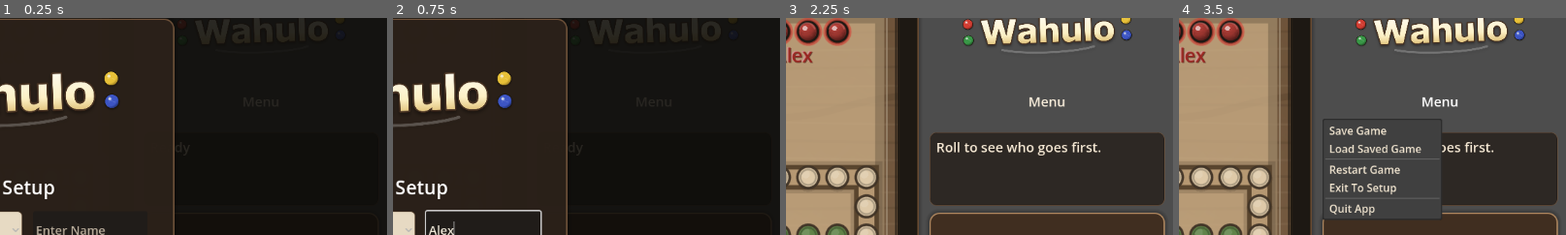
Above: before the commit, frames 1-4 (left to right).
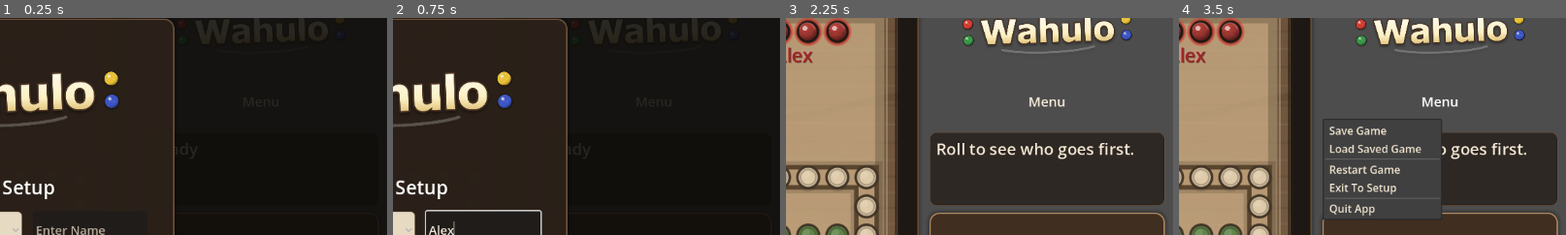
Above: after the commit, the same moments.

Repository: ItsTheMcCoy/wahoo-app
Game: Godot game, scene res://scenes/Main.tscn
Same seed, same stepped clock (60 frames per second), same inputs: the game is played once before the commit and once after it.
Inputs (mouse positions are % of the whole screen's width and height, from its top left):
- Up to frame 1 (0.25 s): no input
- Up to frame 2 (0.75 s): click (62, 49) at 0.52 s; type "Alex" at 0.6 s
- Up to frame 3 (2.25 s): click (62, 60) at 0.75 s; type "Alex" at 0.83 s; click (62, 71) at 0.98 s; type "Alex" at 1.07 s; click (62, 82) at 1.27 s; type "Alex" at 1.35 s; click "Start Game" at 2 s
- Up to frame 4 (3.5 s): click "Menu" at 2.75 s
The pictures show only the part of the screen within x 50-100%, y 0-50%; the shares and areas given below are measured in that part.

The runs differ from the first frame. In frame 1, less than 0.1% of the frame differs, in the area x 48-49%, y 59-61%; in frame 2, less than 0.1%; in frame 3, 1.7%, in the area x 39-90%, y 57-66%; in frame 4, 0.7%.

Commit message:
Increase right pane game info text size

Diff:
--- a/godot/scenes/Main.tscn
+++ b/godot/scenes/Main.tscn
@@ -66,7 +66,7 @@
 fit_content = false
 scroll_active = true
 text = "Ready"
-theme_override_font_sizes/normal_font_size = 20
+theme_override_font_sizes/normal_font_size = 24
 
 [node name="DieFrame" type="PanelContainer" parent="Root/SidePanel"]
 layout_mode = 2
--- a/godot/scripts/main.gd
+++ b/godot/scripts/main.gd
@@ -290,7 +290,7 @@
 	status_style.content_margin_bottom = 8
 	_status.add_theme_stylebox_override("normal", status_style)
 	_status.add_theme_color_override("default_color", Color(0.97, 0.92, 0.84))
-	_status.add_theme_font_size_override("normal_font_size", 20)
+	_status.add_theme_font_size_override("normal_font_size", 24)
 	_status.add_theme_constant_override("line_separation", 3)
 	_status.add_theme_constant_override("outline_size", 1)
 	_status.add_theme_color_override("font_outline_color", Color(0.08, 0.06, 0.04, 0.90))
Not shown, changed: godot/build/web/index.html
Not shown, changed: godot/build/web/index.pck
